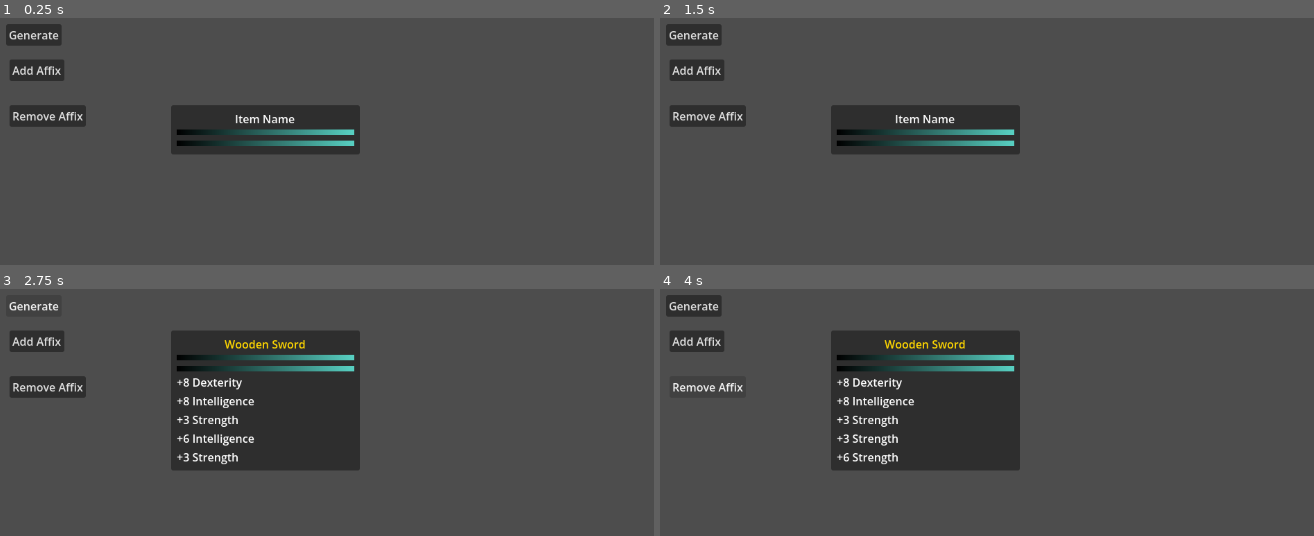
Above: before the commit, frames 1-4 (two rows, left to right).
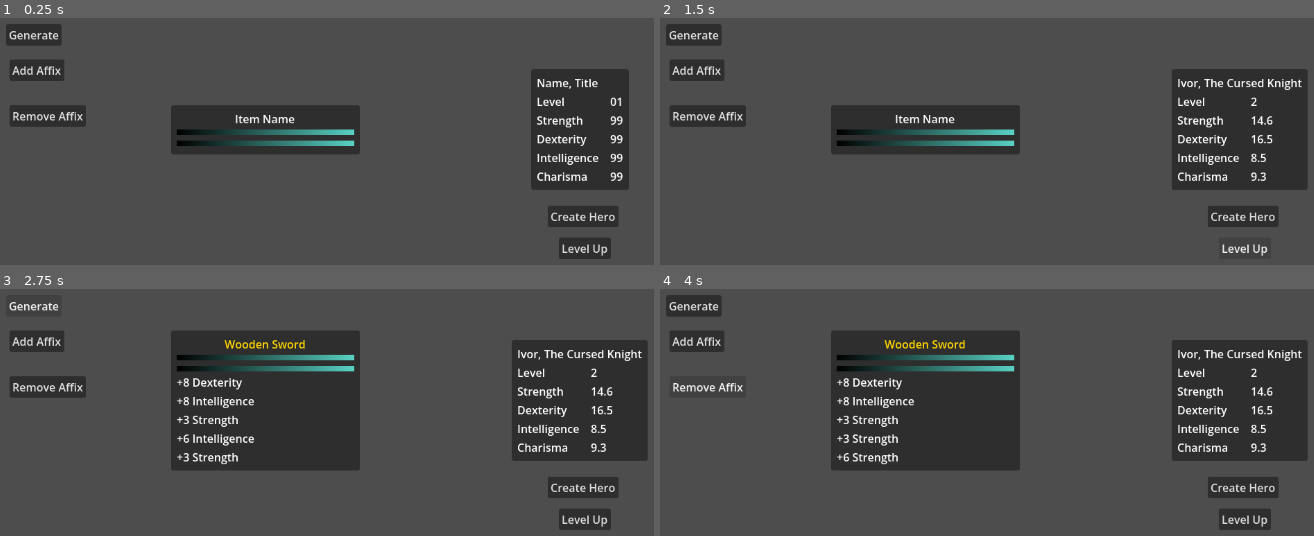
Above: after the commit, the same moments.

Repository: Tomohawk35/Crafting-Game
Game: Godot game, scene res://test_scene.tscn
Same seed, same stepped clock (60 frames per second), same inputs: the game is played once before the commit and once after it. The project has no main scene, so this scene is started directly.
Inputs (mouse positions are in pixels of both pictures, inside the frame that each line leads up to):
- Up to frame 1 (0.25 s): no input
- Up to frame 2 (1.5 s): click (1242, 215) at 0.5 s, where only the run after the commit has a clickable "Create Hero"; click (1242, 247) at 1.25 s, where only the run after the commit has a clickable "Level Up"
- Up to frame 3 (2.75 s): click "Generate" at 2 s
- Up to frame 4 (4 s): click "Add Affix" at 2.75 s; click "Remove Affix" at 3.5 s

The runs differ from the first frame. In frame 1, 8.3% of the frame differs, in the area x 81-97%, y 20-98%; in frame 2, 11%; in frame 3, 11%, in the area x 78-99%, y 20-98%; in frame 4, 11%.

Commit message:
Hero and Hero Job

Diff:
--- a/crafting-game/game_db.gd
+++ b/crafting-game/game_db.gd
@@ -3,12 +3,14 @@
 const ITEM_MODIFIERS_FILE_PATH : String = "res://item_modifiers.json"
 
 var AFFIXES : Array[AffixData] = []
-var BASE_ITEMS : Array = []
+var BASE_ITEMS : Array[Equipment] = []
+var HERO_JOBS : Array[HeroJob] = []
 
 
 func _ready() -> void:
 	_load_resources_from_folder("res://resources/affixes/", AFFIXES)
 	_load_resources_from_folder("res://resources/base_items/", BASE_ITEMS)
+	_load_resources_from_folder("res://resources/hero_jobs/", HERO_JOBS)
 
 func _import_data(path: String) -> Dictionary:
 	var file_string : String = FileAccess.get_file_as_string(path)
--- a/crafting-game/hero_data.gd
+++ b/crafting-game/hero_data.gd
@@ -1,15 +1,66 @@
 extends Resource
 class_name HeroData
 
+signal stats_updated
+
 const HERO_NAMES : Array[String] = ["Conrad", "Ivor", "Lothar"]
+const HERO_TITLES : Array[String] = ["The Brave", "The Cursed Knight", "The Timid"]
+
+const BASE_STAT_RANGE : Array[int] = [5, 15]
+const STAT_GROWTH : float = 1.0
+const STAT_RARITY_SCALE : float = 0.25
 
 @export var hero_name : String
-@export var hero_title : String
-@export var rarity : Constants.Rarity
+@export var hero_title : String # Title could give some bonus to stats
+@export var hero_job : HeroJob # dictates Growth rate for stats and bonuses for certain quests
+@export var rarity : Constants.Rarity # Should affect base stats
+@export var level : int = 1 # Should affect base stats
 
-@export var power : float
-@export var speed : float
+@export_category("Base Stats")
+@export var base_strength : float
+@export var base_dexterity : float
+@export var base_intelligence : float
+@export var base_charisma : float
+
+@export_category("Current Stats")
+@export var strength : float
+@export var dexterity : float
+@export var intelligence : float
+@export var charisma : float
+
+@export_category("Equipment")
+@export var weapon : EquipmentInstance
+@export var helmet : EquipmentInstance
 
 # TODO: Add the following
 #Rarity / Quantity Multiplier - affects quest rewards
 #Exp Gain Multiplier
+# Equipment slots
+
+# uses generic growth of stats based on level plus bonus growth based on rarity
+#func _calc_stat(base: float, growth_rate : float) -> float:
+	#return base + growth_rate * (level - 1) + rarity * STAT_RARITY_SCALE * level
+
+func _get_stat_growth(growth_rate: float, level_change: int = 1) -> float:
+	return growth_rate * level_change + rarity * STAT_RARITY_SCALE * level_change
+
+func set_base_stats() -> void:
+	base_strength = randi_range(BASE_STAT_RANGE[0], BASE_STAT_RANGE[1]) + rarity
+	base_dexterity = randi_range(BASE_STAT_RANGE[0], BASE_STAT_RANGE[1]) + rarity
+	base_intelligence = randi_range(BASE_STAT_RANGE[0], BASE_STAT_RANGE[1]) + rarity
+	base_charisma = randi_range(BASE_STAT_RANGE[0], BASE_STAT_RANGE[1]) + rarity
+
+func get_initial_stats() -> void:
+	strength = base_strength + _get_stat_growth(hero_job.strength_growth_rate, level - 1)
+	dexterity = base_dexterity + _get_stat_growth(hero_job.dexterity_growth_rate, level - 1)
+	intelligence = base_intelligence + _get_stat_growth(hero_job.intelligence_growth_rate, level - 1)
+	charisma = base_charisma + _get_stat_growth(hero_job.charisma_growth_rate, level - 1)
+	stats_updated.emit()
+
+func level_up() -> void:
+	level += 1
+	strength += _get_stat_growth(hero_job.strength_growth_rate)
+	dexterity += _get_stat_growth(hero_job.dexterity_growth_rate)
+	intelligence += _get_stat_growth(hero_job.intelligence_growth_rate)
+	charisma += _get_stat_growth(hero_job.charisma_growth_rate)
+	stats_updated.emit()
--- /dev/null
+++ b/crafting-game/hero_job.gd
@@ -0,0 +1,8 @@
+extends Resource
+class_name HeroJob
+# TODO : Add sprite sheet here
+@export var job_name : String
+@export var strength_growth_rate : float = 1.0
+@export var dexterity_growth_rate : float = 1.0
+@export var intelligence_growth_rate : float = 1.0
+@export var charisma_growth_rate : float = 1.0
--- /dev/null
+++ b/crafting-game/hero_panel.gd
@@ -0,0 +1,17 @@
+extends Control
+class_name HeroPanel
+
+@onready var name_label: Label = %NameLabel
+@onready var level_label: Label = %LevelLabel
+@onready var strength_label: Label = %StrengthLabel
+@onready var dexterity_label: Label = %DexterityLabel
+@onready var intelligence_label: Label = %IntelligenceLabel
+@onready var charisma_label: Label = %CharismaLabel
+
+func update_panel(hero: HeroData) -> void:
+	name_label.text = hero.hero_name + ", " + hero.hero_title
+	level_label.text = str(hero.level)
+	strength_label.text = str(hero.strength)
+	dexterity_label.text = str(hero.dexterity)
+	intelligence_label.text = str(hero.intelligence)
+	charisma_label.text = str(hero.charisma)
--- /dev/null
+++ b/crafting-game/hero_panel.tscn
@@ -0,0 +1,92 @@
+[gd_scene format=3 uid="uid://t12ki4j186um"]
+
+[ext_resource type="Script" uid="uid://bpk7tu86lf0xi" path="res://hero_panel.gd" id="1_b4sry"]
+
+[node name="HeroPanel" type="Control" unique_id=423763035]
+layout_mode = 3
+anchors_preset = 0
+script = ExtResource("1_b4sry")
+
+[node name="PanelContainer" type="PanelContainer" parent="." unique_id=1796223232]
+layout_mode = 1
+anchors_preset = 8
+anchor_left = 0.5
+anchor_top = 0.5
+anchor_right = 0.5
+anchor_bottom = 0.5
+offset_left = -70.5
+offset_top = -87.0
+offset_right = 70.5
+offset_bottom = 87.0
+grow_horizontal = 2
+grow_vertical = 2
+
+[node name="MarginContainer" type="MarginContainer" parent="PanelContainer" unique_id=2066002627]
+layout_mode = 2
+theme_override_constants/margin_left = 8
+theme_override_constants/margin_top = 8
+theme_override_constants/margin_right = 8
+theme_override_constants/margin_bottom = 8
+
+[node name="VBoxContainer" type="VBoxContainer" parent="PanelContainer/MarginContainer" unique_id=1191193557]
+layout_mode = 2
+
+[node name="NameLabel" type="Label" parent="PanelContainer/MarginContainer/VBoxContainer" unique_id=1952388045]
+unique_name_in_owner = true
+layout_mode = 2
+text = "Name, Title"
+
+[node name="HBoxContainer" type="HBoxContainer" parent="PanelContainer/MarginContainer/VBoxContainer" unique_id=849082756]
+layout_mode = 2
+theme_override_constants/separation = 16
+
+[node name="VBoxContainer" type="VBoxContainer" parent="PanelContainer/MarginContainer/VBoxContainer/HBoxContainer" unique_id=1181979386]
+layout_mode = 2
+
+[node name="Label5" type="Label" parent="PanelContainer/MarginContainer/VBoxContainer/HBoxContainer/VBoxContainer" unique_id=939712632]
+layout_mode = 2
+text = "Level"
+
+[node name="Label" type="Label" parent="PanelContainer/MarginContainer/VBoxContainer/HBoxContainer/VBoxContainer" unique_id=745736352]
+layout_mode = 2
+text = "Strength"
+
+[node name="Label2" type="Label" parent="PanelContainer/MarginContainer/VBoxContainer/HBoxContainer/VBoxContainer" unique_id=317101866]
+layout_mode = 2
+text = "Dexterity"
+
+[node name="Label3" type="Label" parent="PanelContainer/MarginContainer/VBoxContainer/HBoxContainer/VBoxContainer" unique_id=1857100142]
+layout_mode = 2
+text = "Intelligence"
+
+[node name="Label4" type="Label" parent="PanelContainer/MarginContainer/VBoxContainer/HBoxContainer/VBoxContainer" unique_id=1255583186]
+layout_mode = 2
+text = "Charisma"
+
+[node name="VBoxContainer2" type="VBoxContainer" parent="PanelContainer/MarginContainer/VBoxContainer/HBoxContainer" unique_id=1037337890]
+layout_mode = 2
+
+[node name="LevelLabel" type="Label" parent="PanelContainer/MarginContainer/VBoxContainer/HBoxContainer/VBoxContainer2" unique_id=230853850]
+unique_name_in_owner = true
+layout_mode = 2
+text = "01"
+
+[node name="StrengthLabel" type="Label" parent="PanelContainer/MarginContainer/VBoxContainer/HBoxContainer/VBoxContainer2" unique_id=2106294877]
+unique_name_in_owner = true
+layout_mode = 2
+text = "99"
+
+[node name="DexterityLabel" type="Label" parent="PanelContainer/MarginContainer/VBoxContainer/HBoxContainer/VBoxContainer2" unique_id=1213324843]
+unique_name_in_owner = true
+layout_mode = 2
+text = "99"
+
+[node name="IntelligenceLabel" type="Label" parent="PanelContainer/MarginContainer/VBoxContainer/HBoxContainer/VBoxContainer2" unique_id=640003000]
+unique_name_in_owner = true
+layout_mode = 2
+text = "99"
+
+[node name="CharismaLabel" type="Label" parent="PanelContainer/MarginContainer/VBoxContainer/HBoxContainer/VBoxContainer2" unique_id=40195327]
+unique_name_in_owner = true
+layout_mode = 2
+text = "99"
--- /dev/null
+++ b/crafting-game/resources/hero_jobs/bard.tres
@@ -0,0 +1,10 @@
+[gd_resource type="Resource" script_class="HeroJob" format=3 uid="uid://b7ohuimu41fam"]
+
+[ext_resource type="Script" uid="uid://ci7ivl0dblkn2" path="res://hero_job.gd" id="1_cte8y"]
+
+[resource]
+script = ExtResource("1_cte8y")
+job_name = "Bard"
+strength_growth_rate = 0.8
+charisma_growth_rate = 1.2
+metadata/_custom_type_script = "uid://ci7ivl0dblkn2"
--- /dev/null
+++ b/crafting-game/resources/hero_jobs/farmer.tres
@@ -0,0 +1,10 @@
+[gd_resource type="Resource" script_class="HeroJob" format=3 uid="uid://endjqk4ijxkc"]
+
+[ext_resource type="Script" uid="uid://ci7ivl0dblkn2" path="res://hero_job.gd" id="1_1lsox"]
+
+[resource]
+script = ExtResource("1_1lsox")
+job_name = "Farmer"
+strength_growth_rate = 1.1
+charisma_growth_rate = 0.8
+metadata/_custom_type_script = "uid://ci7ivl0dblkn2"
--- /dev/null
+++ b/crafting-game/resources/hero_jobs/hunter.tres
@@ -0,0 +1,10 @@
+[gd_resource type="Resource" script_class="HeroJob" format=3 uid="uid://bv5mxdds10sm4"]
+
+[ext_resource type="Script" uid="uid://ci7ivl0dblkn2" path="res://hero_job.gd" id="1_g113b"]
+
+[resource]
+script = ExtResource("1_g113b")
+job_name = "Hunter"
+strength_growth_rate = 0.9
+dexterity_growth_rate = 1.2
+metadata/_custom_type_script = "uid://ci7ivl0dblkn2"
--- /dev/null
+++ b/crafting-game/resources/hero_jobs/knight.tres
@@ -0,0 +1,11 @@
+[gd_resource type="Resource" script_class="HeroJob" format=3 uid="uid://bghkjx5khty8n"]
+
+[ext_resource type="Script" uid="uid://ci7ivl0dblkn2" path="res://hero_job.gd" id="1_bfsip"]
+
+[resource]
+script = ExtResource("1_bfsip")
+job_name = "Knight"
+strength_growth_rate = 1.2
+intelligence_growth_rate = 0.9
+charisma_growth_rate = 0.9
+metadata/_custom_type_script = "uid://ci7ivl0dblkn2"
--- a/crafting-game/test_scene.gd
+++ b/crafting-game/test_scene.gd
@@ -2,16 +2,22 @@
 
 var generator : ItemGenerator
 var item : EquipmentInstance
+var hero : HeroData
 
 @onready var equipment_tooltip: EquipmentTooltip = $EquipmentTooltip
 @onready var generate_button: Button = $GenerateButton
 @onready var add_button: Button = $AddButton
 @onready var remove_button: Button = $RemoveButton
+@onready var create_hero_button: Button = $CreateHeroButton
+@onready var hero_panel: HeroPanel = $HeroPanel
+@onready var level_up_button: Button = $LevelUpButton
 
 func _ready() -> void:
 	generate_button.pressed.connect(_on_generate_button_pressed)
 	add_button.pressed.connect(_on_add_button_pressed)
 	remove_button.pressed.connect(_on_remove_button_pressed)
+	create_hero_button.pressed.connect(_on_create_hero_button_pressed)
+	level_up_button.pressed.connect(_on_level_up_button_pressed)
 
 func _on_generate_button_pressed() -> void:
 	if item:
@@ -31,5 +37,25 @@
 func _on_remove_button_pressed() -> void:
 	item.remove_affix()
 
+func _on_create_hero_button_pressed() -> void:
+	if hero:
+		hero.stats_updated.disconnect(_on_hero_stats_updated)
+	hero = HeroData.new()
+	hero.hero_name = HeroData.HERO_NAMES.pick_random()
+	hero.hero_title = HeroData.HERO_TITLES.pick_random()
+	hero.hero_job = GameDB.HERO_JOBS.pick_random()
+	hero.level = randi_range(1, 8)
+	hero.rarity = Constants.Rarity.values()[randi_range(0, Constants.Rarity.size() - 1)]
+	hero.set_base_stats()
+	hero.get_initial_stats()
+	hero_panel.update_panel(hero)
+	hero.stats_updated.connect(_on_hero_stats_updated)
+
+func _on_level_up_button_pressed() -> void:
+	hero.level_up()
+
+func _on_hero_stats_updated() -> void:
+	hero_panel.update_panel(hero)
+
 # Should these methods be here or should they be in the
 # item generator?
--- a/crafting-game/test_scene.tscn
+++ b/crafting-game/test_scene.tscn
@@ -2,6 +2,7 @@
 
 [ext_resource type="Script" uid="uid://bc8ku12vb8tju" path="res://test_scene.gd" id="1_ia1lp"]
 [ext_resource type="PackedScene" uid="uid://cg2d6rttt4xkt" path="res://equipment_tooltip/equipment_tooltip.tscn" id="1_uhqqe"]
+[ext_resource type="PackedScene" uid="uid://t12ki4j186um" path="res://hero_panel.tscn" id="3_sasra"]
 
 [node name="TestScene" type="Control" unique_id=1643633741]
 layout_mode = 3
@@ -45,3 +46,32 @@
 offset_right = 286.0
 offset_bottom = 320.0
 text = "Remove Affix"
+
+[node name="HeroPanel" parent="." unique_id=423763035 instance=ExtResource("3_sasra")]
+layout_mode = 1
+anchors_preset = 6
+anchor_left = 1.0
+anchor_top = 0.5
+anchor_right = 1.0
+anchor_bottom = 0.5
+offset_left = -123.0
+offset_right = -123.0
+grow_horizontal = 0
+grow_vertical = 2
+
+[node name="CreateHeroButton" type="Button" parent="." unique_id=1487802729]
+layout_mode = 0
+offset_left = 983.0
+offset_top = 434.0
+offset_right = 1085.0
+offset_bottom = 465.0
+text = "Create Hero
+"
+
+[node name="LevelUpButton" type="Button" parent="." unique_id=1621793449]
+layout_mode = 0
+offset_left = 999.0
+offset_top = 480.0
+offset_right = 1074.0
+offset_bottom = 511.0
+text = "Level Up"
Not shown, added: crafting-game/hero_job.gd.uid
Not shown, added: crafting-game/hero_panel.gd.uid
